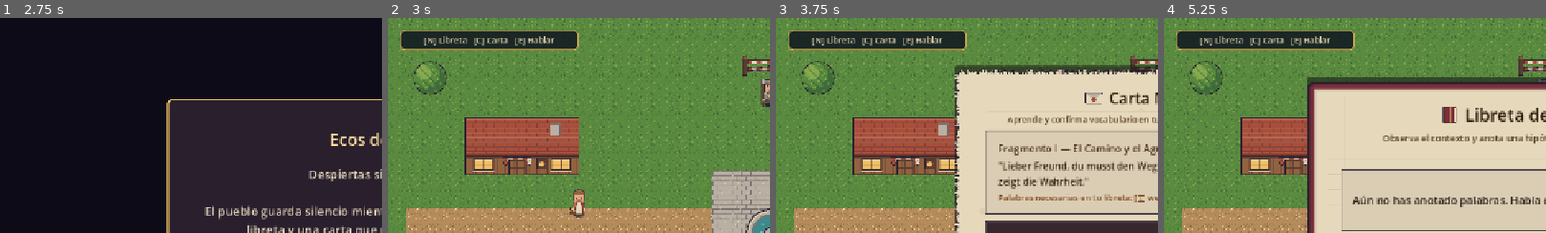
Above: before the commit, frames 1-4 (left to right).
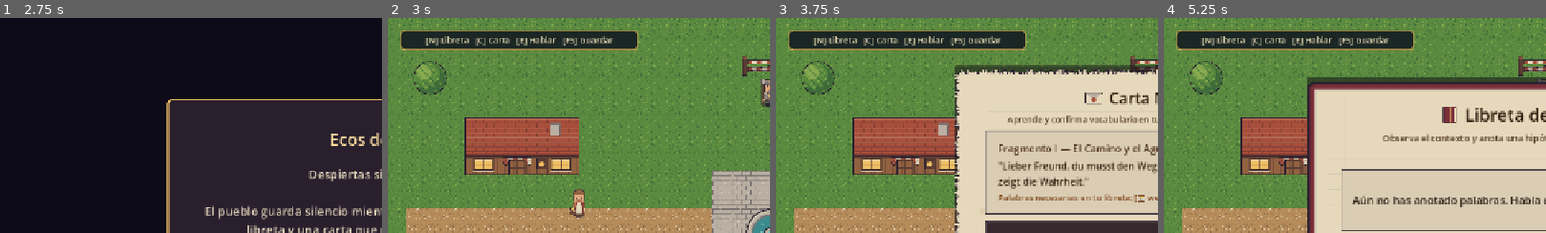
Above: after the commit, the same moments.

Repository: YOOUYII/Ecos_de_Nara
Game: Godot game, scene res://scenes/main/main.tscn
Same seed, same stepped clock (60 frames per second), same inputs: the game is played once before the commit and once after it.
Inputs:
- Up to frame 1 (2.75 s): click "Nueva partida" at 0.5 s; click "Elegir forastero" at 1.25 s; click "Comenzar aventura" at 2 s
- Up to frame 2 (3 s): click "Abrir los ojos" at 2.75 s
- Up to frame 3 (3.75 s): tap Enter at 3.5 s; hold D (move_right) from 3.53 s (still down); hold C (letter) from 3.53 s (still down)
- Up to frame 4 (5.25 s): tap N (notebook) at 3.8, 5.1 s; release D (move_right) at 4.25 s; release C (letter) at 4.25 s; click "Cerrar [C]" at 4.25 s; tap Space at 5 s; hold S (move_down) from 5.03 s (still down)
The pictures show only the part of the screen within x 0-50%, y 0-50%; the shares and areas given below are measured in that part.

Frame 1 is identical in both runs. In frame 2, 2.4% of the frame differs, in the area x 9-66%, y 5-16%; in frame 3, 2.4%; in frame 4, 2.4%.

Commit message:
feat: implementar guardado y carga local

Diff:
--- a/project.godot
+++ b/project.godot
@@ -22,6 +22,7 @@
 DialogueManager="*res://scripts/autoload/dialogue_manager.gd"
 Notebook="*res://scripts/autoload/notebook.gd"
 Letter="*res://scripts/autoload/letter.gd"
+SaveManager="*res://scripts/autoload/save_manager.gd"
 
 [display]
 
@@ -74,6 +75,11 @@
 "events": [Object(InputEventKey,"resource_local_to_scene":false,"resource_name":"","device":16,"window_id":0,"alt_press …(195 unchanged characters)…
 ]
 }
+quick_save={
+"deadzone": 0.5,
+"events": [Object(InputEventKey,"resource_local_to_scene":false,"resource_name":"","device":16,"window_id":0,"alt_pressed":false,"shift_pressed":false,"ctrl_pressed":false,"meta_pressed":false,"pressed":false,"keycode":0,"physical_keycode":4194336,"key_label":0,"unicode":0,"location":0,"echo":false,"script":null)
+]
+}
 
 [physics]
 
--- a/scenes/world/world_bosque.tscn
+++ b/scenes/world/world_bosque.tscn
@@ -242,7 +242,7 @@
 [node name="ControlsPanel" type="PanelContainer" parent="HUD"]
 offset_left = 20.0
 offset_top = 20.0
-offset_right = 320.0
+offset_right = 420.0
 offset_bottom = 54.0
 theme_override_styles/panel = SubResource("notice_style")
 
@@ -250,7 +250,7 @@
 layout_mode = 2
 theme_override_colors/font_color = Color(1, 0.94, 0.77, 0.9)
 theme_override_font_sizes/font_size = 14
-text = "[N] Libreta   [C] Carta   [E] Hablar"
+text = "[N] Libreta   [C] Carta   [E] Hablar   [F5] Guardar"
 horizontal_alignment = 1
 vertical_alignment = 1
 
--- a/scenes/world/world_rio.tscn
+++ b/scenes/world/world_rio.tscn
@@ -240,7 +240,7 @@
 [node name="ControlsPanel" type="PanelContainer" parent="HUD"]
 offset_left = 20.0
 offset_top = 20.0
-offset_right = 320.0
+offset_right = 420.0
 offset_bottom = 54.0
 theme_override_styles/panel = SubResource("notice_style")
 
@@ -248,7 +248,7 @@
 layout_mode = 2
 theme_override_colors/font_color = Color(1, 0.94, 0.77, 0.9)
 theme_override_font_sizes/font_size = 14
-text = "[N] Libreta   [C] Carta   [E] Hablar"
+text = "[N] Libreta   [C] Carta   [E] Hablar   [F5] Guardar"
 horizontal_alignment = 1
 vertical_alignment = 1
 
--- a/scenes/world/world_test.tscn
+++ b/scenes/world/world_test.tscn
@@ -304,7 +304,7 @@
 [node name="ControlsPanel" type="PanelContainer" parent="HUD"]
 offset_left = 20.0
 offset_top = 20.0
-offset_right = 320.0
+offset_right = 420.0
 offset_bottom = 54.0
 theme_override_styles/panel = SubResource("notice_style")
 
@@ -312,7 +312,7 @@
 layout_mode = 2
 theme_override_colors/font_color = Color(1, 0.94, 0.77, 0.9)
 theme_override_font_sizes/font_size = 14
-text = "[N] Libreta   [C] Carta   [E] Hablar"
+text = "[N] Libreta   [C] Carta   [E] Hablar   [F5] Guardar"
 horizontal_alignment = 1
 vertical_alignment = 1
 
--- a/scripts/autoload/game_manager.gd
+++ b/scripts/autoload/game_manager.gd
@@ -1,6 +1,6 @@
 extends Node
 
-## Autoload principal: gestiona personaje, transiciones de zona y posición de spawn.
+## Autoload principal: gestiona personaje, transiciones de zona y reinicio de partida.
 
 const CHARACTER_FORASTERO := "forastero"
 const CHARACTER_FORASTERA := "forastera"
@@ -29,6 +29,7 @@
 
 
 func start_new_game() -> void:
+	reset_all_data()
 	get_tree().change_scene_to_file("res://scenes/ui/character_select.tscn")
 
 
@@ -51,4 +52,33 @@
 		return
 	spawn_position = spawn_pos
 	spawn_direction = direction
+	StoryProgress.current_zone = zone
+
+	# Guardado automático al cambiar de zona si SaveManager está disponible
+	if Engine.has_singleton("SaveManager") or has_node("/root/SaveManager"):
+		var sm = get_node_or_null("/root/SaveManager")
+		if sm and sm.has_method("save_game"):
+			sm.save_game(spawn_pos)
+
 	get_tree().change_scene_to_file(scene_path)
+
+
+## Reanuda una partida cargada desde archivo.
+func resume_saved_game(zone: String, spawn_pos: Vector2, direction: String = "down") -> void:
+	var scene_path: String = ZONE_SCENES.get(zone, "")
+	if scene_path.is_empty():
+		scene_path = ZONE_SCENES["pueblo"]
+	spawn_position = spawn_pos
+	spawn_direction = direction
+	StoryProgress.current_zone = zone
+	get_tree().change_scene_to_file(scene_path)
+
+
+## Reinicia el estado de todos los subsistemas para una partida nueva y limpia.
+func reset_all_data() -> void:
+	selected_character = ""
+	spawn_position = Vector2.ZERO
+	spawn_direction = "down"
+	StoryProgress.reset()
+	Notebook.reset()
+	Letter.reset()
--- a/scripts/autoload/letter.gd
+++ b/scripts/autoload/letter.gd
@@ -123,3 +123,30 @@
 		else:
 			open_letter()
 		get_viewport().set_input_as_handled()
+
+
+# --- Serialización y Persistencia (Sección 10) ---
+
+func serialize() -> Dictionary:
+	var list: Array[Dictionary] = []
+	for frag in fragments:
+		list.append({
+			"id": frag.id,
+			"status": int(frag.status)
+		})
+	return { "fragments": list }
+
+
+func deserialize(data: Dictionary) -> void:
+	var frag_map := {}
+	for f in data.get("fragments", []):
+		if f is Dictionary:
+			frag_map[str(f.get("id", ""))] = int(f.get("status", 0))
+	for frag in fragments:
+		if frag_map.has(frag.id):
+			var status_val = frag_map[frag.id]
+			frag.status = status_val as LetterFragment.Status
+
+
+func reset() -> void:
+	_init_fragments()
--- a/scripts/autoload/notebook.gd
+++ b/scripts/autoload/notebook.gd
@@ -1,6 +1,6 @@
 extends Node
 
-## Libreta de la partida actual. El guardado persistente se incorporará después.
+## Libreta de la partida actual. Registra vocabulario e hipótesis.
 const NOTEBOOK_PANEL_SCENE := preload("res://scenes/ui/notebook_panel.tscn")
 
 signal vocabulary_changed
@@ -119,3 +119,55 @@
 		else:
 			open_notebook()
 		get_viewport().set_input_as_handled()
+
+
+# --- Serialización y Persistencia (Sección 10) ---
+
+func serialize() -> Dictionary:
+	var list: Array[Dictionary] = []
+	for key in entries_by_key:
+		var entry: VocabularyEntry = entries_by_key[key]
+		if entry:
+			list.append({
+				"word": entry.german,
+				"meaning": entry.spanish_meaning,
+				"context": entry.context,
+				"is_confirmed": entry.is_confirmed,
+				"choices": entry.choices.duplicate(),
+				"correct_answer": entry.correct_answer,
+				"order_index": entry.order_index
+			})
+	return {
+		"entry_sequence": _entry_sequence,
+		"entries": list
+	}
+
+
+func deserialize(data: Dictionary) -> void:
+	entries_by_key.clear()
+	_entry_sequence = int(data.get("entry_sequence", 0))
+	last_feedback = ""
+	for item in data.get("entries", []):
+		if item is Dictionary:
+			var choices: Array[String] = []
+			for c in item.get("choices", []):
+				choices.append(str(c))
+			var entry := VocabularyEntry.new(
+				str(item.get("word", "")),
+				str(item.get("meaning", "")),
+				str(item.get("context", "")),
+				bool(item.get("is_confirmed", false)),
+				choices,
+				str(item.get("correct_answer", ""))
+			)
+			entry.order_index = int(item.get("order_index", 0))
+			var key := entry.german.to_lower().strip_edges()
+			entries_by_key[key] = entry
+	vocabulary_changed.emit()
+
+
+func reset() -> void:
+	entries_by_key.clear()
+	_entry_sequence = 0
+	last_feedback = ""
+	vocabulary_changed.emit()
--- /dev/null
+++ b/scripts/autoload/save_manager.gd
@@ -0,0 +1,187 @@
+extends Node
+
+## Autoload del Sistema de Guardado y Carga Local (SaveManager).
+## Serializa y deserializa el estado completo en user://savegame.json.
+## Soporta guardado automático en eventos clave y guardado manual con F5.
+
+signal game_saved(success: bool)
+signal game_loaded(success: bool)
+
+const SAVE_FILE_PATH := "user://savegame.json"
+
+var _save_toast_layer: CanvasLayer
+var _save_toast_label: Label
+var _toast_tween: Tween
+
+
+func _ready() -> void:
+	_create_toast_ui()
+	# Auto-guardado en eventos importantes
+	StoryProgress.zone_unlocked.connect(func(_z): _on_auto_save_trigger())
+	StoryProgress.quest_updated.connect(func(_q, _s): _on_auto_save_trigger())
+	Letter.fragment_translated.connect(func(_f): _on_auto_save_trigger())
+
+
+func has_save() -> bool:
+	return FileAccess.file_exists(SAVE_FILE_PATH)
+
+
+func delete_save() -> bool:
+	if has_save():
+		var dir := DirAccess.open("user://")
+		if dir:
+			return dir.remove("savegame.json") == OK
+	return false
+
+
+func save_game(position_override: Vector2 = Vector2.ZERO, show_toast: bool = true) -> bool:
+	# No guardar en menús iniciales
+	if not GameManager.has_selected_character():
+		return false
+
+	var player_pos := position_override
+	if player_pos == Vector2.ZERO:
+		var current_scene := get_tree().current_scene
+		if current_scene:
+			var player_node := current_scene.find_child("Player", true, false)
+			if player_node is CharacterBody2D:
+				player_pos = player_node.global_position
+
+	if player_pos == Vector2.ZERO:
+		player_pos = Vector2(640, 360)
+
+	var save_dict := {
+		"version": 1,
+		"timestamp": Time.get_datetime_string_from_system(),
+		"game": {
+			"character": GameManager.selected_character,
+			"zone": StoryProgress.current_zone,
+			"pos_x": player_pos.x,
+			"pos_y": player_pos.y,
+			"direction": GameManager.spawn_direction
+		},
+		"story": StoryProgress.serialize(),
+		"notebook": Notebook.serialize(),
+		"letter": Letter.serialize()
+	}
+
+	var file := FileAccess.open(SAVE_FILE_PATH, FileAccess.WRITE)
+	if file == null:
+		push_error("Error al abrir archivo para guardar: %s" % SAVE_FILE_PATH)
+		game_saved.emit(false)
+		return false
+
+	var json_str := JSON.stringify(save_dict, "\t")
+	file.store_string(json_str)
+	file.close()
+
+	if show_toast:
+		show_save_notification("Partida guardada")
+
+	game_saved.emit(true)
+	return true
+
+
+func load_game() -> bool:
+	if not has_save():
+		push_warning("No existe archivo de guardado.")
+		game_loaded.emit(false)
+		return false
+
+	var file := FileAccess.open(SAVE_FILE_PATH, FileAccess.READ)
+	if file == null:
+		push_error("No se pudo leer el archivo de guardado.")
+		game_loaded.emit(false)
+		return false
+
+	var raw_content := file.get_as_text()
+	file.close()
+
+	var parsed = JSON.parse_string(raw_content)
+	if not (parsed is Dictionary):
+		push_error("El archivo de guardado no tiene formato JSON válido.")
+		game_loaded.emit(false)
+		return false
+
+	var save_data: Dictionary = parsed
+	var game_info: Dictionary = save_data.get("game", {})
+
+	# Restaurar datos de subsistemas
+	var char_type := str(game_info.get("character", "forastero"))
+	GameManager.select_character(char_type)
+
+	var zone: String = str(game_info.get("zone", "pueblo"))
+	var spawn_pos := Vector2(
+		float(game_info.get("pos_x", 640.0)),
+		float(game_info.get("pos_y", 360.0))
+	)
+	var dir: String = str(game_info.get("direction", "down"))
+
+	StoryProgress.deserialize(save_data.get("story", {}))
+	Notebook.deserialize(save_data.get("notebook", {}))
+	Letter.deserialize(save_data.get("letter", {}))
+
+	# Reanudar en la escena correspondiente
+	GameManager.resume_saved_game(zone, spawn_pos, dir)
+	show_save_notification("Partida cargada")
+	game_loaded.emit(true)
+	return true
+
+
+func _on_auto_save_trigger() -> void:
+	if GameManager.has_selected_character():
+		save_game(Vector2.ZERO, false)
+
+
+func _input(event: InputEvent) -> void:
+	if event.is_action_pressed("quick_save") and not event.is_echo():
+		if GameManager.has_selected_character() and not DialogueManager.is_dialogue_open:
+			save_game()
+			get_viewport().set_input_as_handled()
+
+
+func show_save_notification(text: String) -> void:
+	if not is_instance_valid(_save_toast_label):
+		return
+	_save_toast_label.text = text
+	if _toast_tween:
+		_toast_tween.kill()
+	_toast_tween = create_tween()
+	_save_toast_layer.visible = true
+	_save_toast_label.modulate.a = 0.0
+	_toast_tween.tween_property(_save_toast_label, "modulate:a", 1.0, 0.25)
+	_toast_tween.tween_interval(2.0)
+	_toast_tween.tween_property(_save_toast_label, "modulate:a", 0.0, 0.4)
+	_toast_tween.tween_callback(func(): _save_toast_layer.visible = false)
+
+
+func _create_toast_ui() -> void:
+	_save_toast_layer = CanvasLayer.new()
+	_save_toast_layer.layer = 100
+	_save_toast_layer.visible = false
+	add_child(_save_toast_layer)
+
+	var panel := PanelContainer.new()
+	panel.anchor_left = 1.0
+	panel.anchor_right = 1.0
+	panel.offset_left = -220
+	panel.offset_top = 20
+	panel.offset_right = -20
+	panel.offset_bottom = 58
+
+	var style := StyleBoxFlat.new()
+	style.bg_color = Color(0.10, 0.14, 0.18, 0.92)
+	style.border_color = Color(0.85, 0.72, 0.38, 1.0)
+	style.set_border_width_all(2)
+	style.set_corner_radius_all(6)
+	panel.add_theme_stylebox_override("panel", style)
+
+	_save_toast_label = Label.new()
+	_save_toast_label.horizontal_alignment = HORIZONTAL_ALIGNMENT_CENTER
+	_save_toast_label.vertical_alignment = VERTICAL_ALIGNMENT_CENTER
+	_save_toast_label.add_theme_color_override("font_color", Color(1, 0.94, 0.77, 1))
+	_save_toast_label.add_theme_font_size_override("font_size", 14)
+	_save_toast_label.text = "Partida guardada"
+
+	panel.add_child(_save_toast_label)
+	_save_toast_layer.add_child(panel)
--- a/scripts/autoload/story_progress.gd
+++ b/scripts/autoload/story_progress.gd
@@ -14,6 +14,8 @@
 const ZONE_BOSQUE := "bosque"
 const ZONE_RIO := "rio"
 
+const DEFAULT_OBJECTIVE := "Habla con los habitantes del pueblo, anota vocabulario (N) y revisa tu carta (C)."
+
 var current_zone := ZONE_PUEBLO
 var unlocked_zones := {
 	ZONE_PUEBLO: true,
@@ -21,7 +23,7 @@
 	ZONE_RIO: false,
 }
 var flags: Dictionary = {}
-var current_objective := "Habla con los habitantes del pueblo, anota vocabulario (N) y revisa tu carta (C)."
+var current_objective := DEFAULT_OBJECTIVE
 
 var quests: Dictionary = {}
 var items: Array[String] = []
@@ -101,3 +103,68 @@
 	if items.has(clean_id):
 		items.erase(clean_id)
 		item_removed.emit(clean_id)
+
+
+# --- Serialización y Persistencia (Sección 10) ---
+
+func serialize() -> Dictionary:
+	var serialized_quests := {}
+	for q_id in quests:
+		var q: Quest = quests[q_id]
+		if q:
+			serialized_quests[q_id] = {
+				"id": q.id,
+				"title": q.title,
+				"description": q.description,
+				"status": int(q.status)
+			}
+
+	return {
+		"current_zone": current_zone,
+		"unlocked_zones": unlocked_zones.duplicate(),
+		"flags": flags.duplicate(),
+		"current_objective": current_objective,
+		"quests": serialized_quests,
+		"items": items.duplicate()
+	}
+
+
+func deserialize(data: Dictionary) -> void:
+	current_zone = str(data.get("current_zone", ZONE_PUEBLO))
+	unlocked_zones = {
+		ZONE_PUEBLO: bool(data.get("unlocked_zones", {}).get(ZONE_PUEBLO, true)),
+		ZONE_BOSQUE: bool(data.get("unlocked_zones", {}).get(ZONE_BOSQUE, false)),
+		ZONE_RIO: bool(data.get("unlocked_zones", {}).get(ZONE_RIO, false)),
+	}
+	flags = (data.get("flags", {}) as Dictionary).duplicate()
+	current_objective = str(data.get("current_objective", DEFAULT_OBJECTIVE))
+
+	quests.clear()
+	var raw_quests: Dictionary = data.get("quests", {})
+	for q_id in raw_quests:
+		var q_data: Dictionary = raw_quests[q_id]
+		var status_val = int(q_data.get("status", 0))
+		var q := Quest.new(
+			str(q_data.get("id", q_id)),
+			str(q_data.get("title", "")),
+			str(q_data.get("description", "")),
+			status_val as Quest.Status
+		)
+		quests[q_id] = q
+
+	items.clear()
+	for it in data.get("items", []):
+		items.append(str(it))
+
+
+func reset() -> void:
+	current_zone = ZONE_PUEBLO
+	unlocked_zones = {
+		ZONE_PUEBLO: true,
+		ZONE_BOSQUE: false,
+		ZONE_RIO: false,
+	}
+	flags.clear()
+	current_objective = DEFAULT_OBJECTIVE
+	quests.clear()
+	items.clear()
--- a/scripts/ui/main_menu.gd
+++ b/scripts/ui/main_menu.gd
@@ -4,9 +4,19 @@
 @onready var continue_button: Button = %ContinueButton
 @onready var exit_button: Button = %ExitButton
 
+
 func _ready() -> void:
-	# El guardado se implementará en la Sección 10.
-	continue_button.disabled = true
+	var can_continue: bool = SaveManager.has_save()
+	continue_button.disabled = not can_continue
+	if can_continue:
+		continue_button.pressed.connect(_on_continue_pressed)
+		continue_button.grab_focus()
+	else:
+		new_game_button.grab_focus()
+
 	new_game_button.pressed.connect(GameManager.start_new_game)
 	exit_button.pressed.connect(get_tree().quit)
-	new_game_button.grab_focus()
+
+
+func _on_continue_pressed() -> void:
+	SaveManager.load_game()
Not shown, added: scripts/autoload/save_manager.gd.uid
